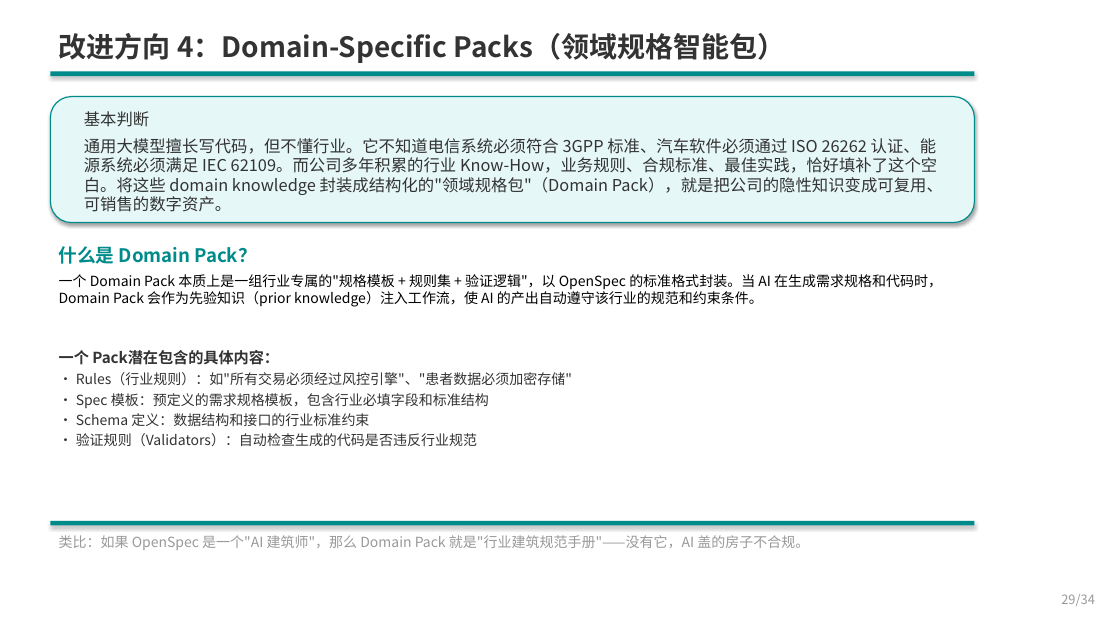
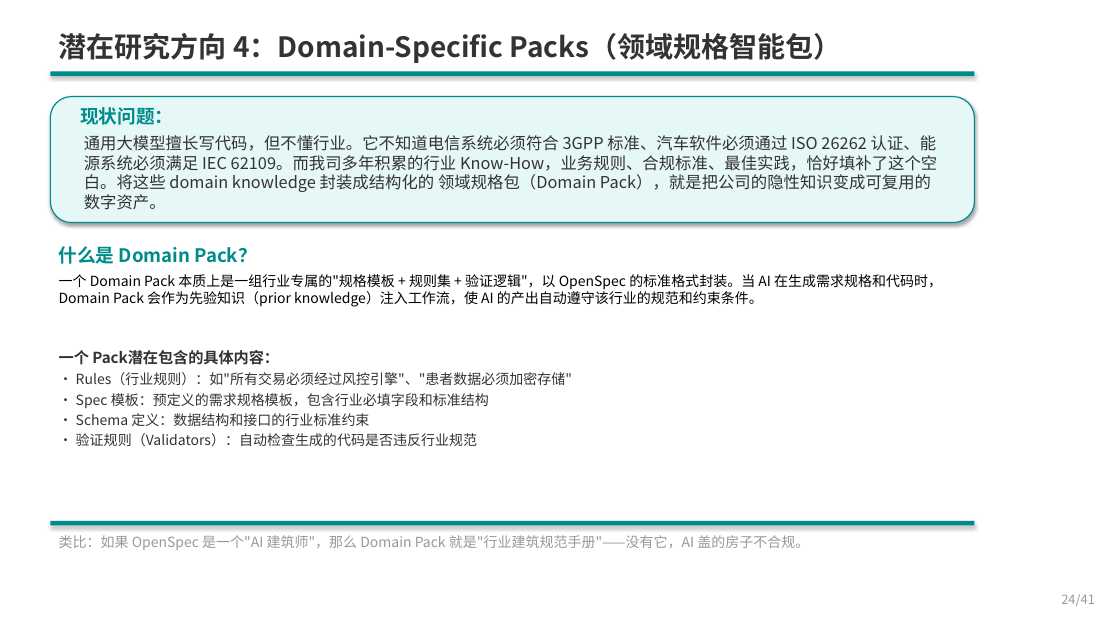
Before and after one commit to ZhifeiDou/OpenSpec_Modify, a slide deck: slide 24 of OpenSpec_技术研究汇报.pptx (slide 21 before the commit). Drawn at 1120x630 pixels with LibreOffice and Linux fonts; fonts in the diff are those of the drawing. Boxes give left, top, right and bottom in pixels: in the first picture for what was removed or moved away, otherwise in the second. Text is boxed around its words. In the diff, an @@ line names an element or a change of style, - is before the commit and + after.

```diff
--- a/OpenSpec_技术研究汇报.pptx
+++ b/OpenSpec_技术研究汇报.pptx
@@ text at <box>59,33,842,63</box>: text changed @@
-改进方向 4：Domain-Specific Packs（领域规格智能包）
+潜在研究方向 4：Domain-Specific Packs（领域规格智能包）
@@ text added at <box>80,107,173,125</box>, 16 pt, text #008B8B, bold @@
+现状问题：
@@ text at <box>84,135,937,210</box>: text changed @@
-基本判断
-通用大模型擅长写代码，但不懂行业。它不知道电信系统必须符合 3GPP 标准、汽车软件必须通过 ISO 26262 认证、能源系统必须满足 IEC 62109。而公司多年积累的行业 Know-How，业务规则、合规标准、最佳实践，恰好填补了这个空白。将这些 domain knowledge 封装成结构化的"领域规格包"（Domain Pack），就是把公司的隐性知识变成可复用、可销售的数字资产。
+通用大模型擅长写代码，但不懂行业。它不知道电信系统必须符合 3GPP 标准、汽车软件必须通过 ISO 26262 认证、能源系统必须满足 IEC 62109。而我司多年积累的行业 Know-How，业务规则、合规标准、最佳实践，恰好填补了这个空白。将这些 domain knowledge 封装成结构化的 领域规格包（Domain Pack），就是把公司的隐性知识变成可复用的数字资产。
@@ text at <box>1061,594,1095,606</box>: text changed @@
-29/34
+24/41
```
Also in this commit, not shown: 29 other slides changed, 4 slides added, 7 slides removed, 37 other files.
